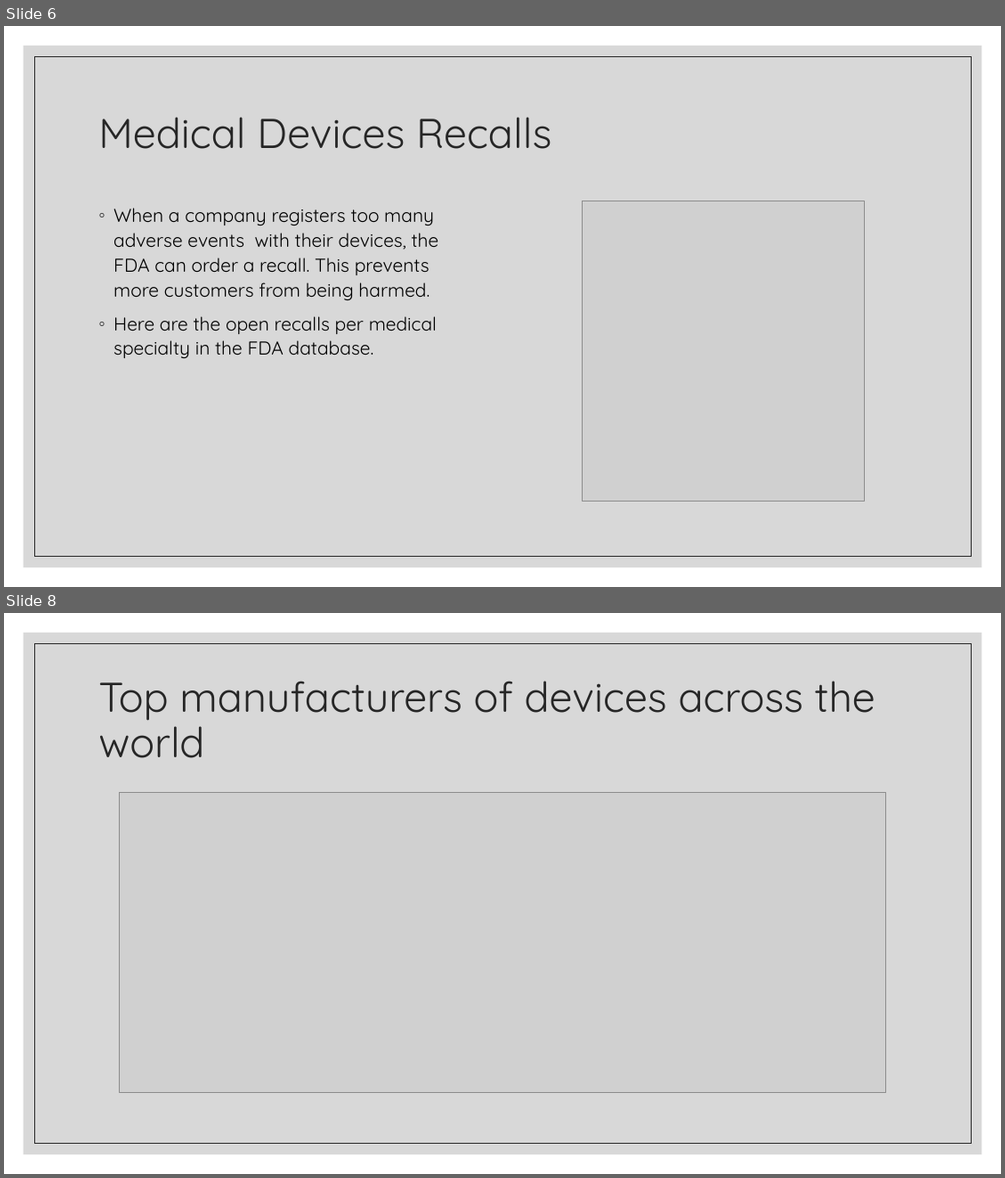
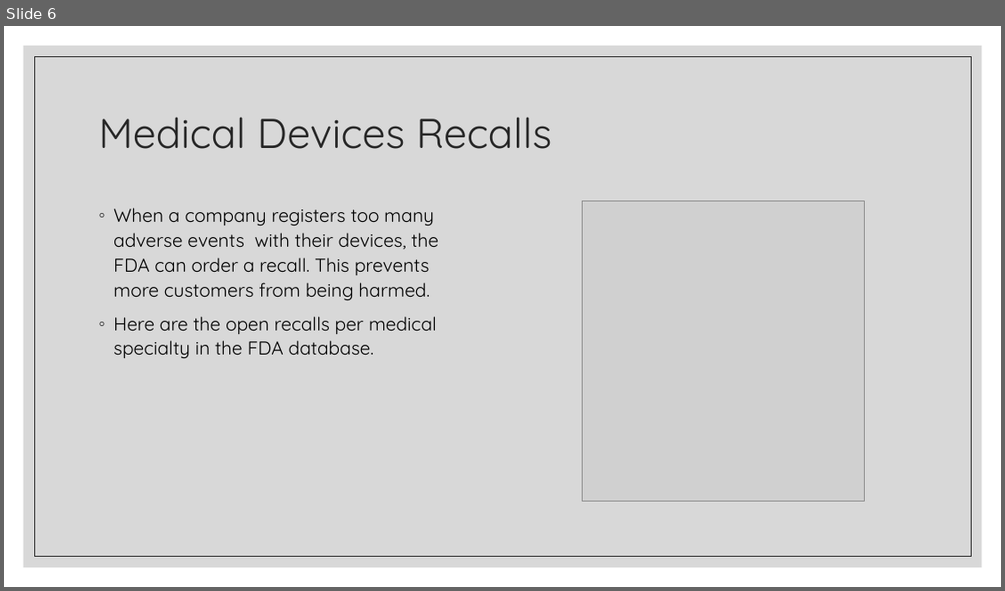
Before and after one commit to Cosette3737/Project1GroupB, a slide deck: Medical Device Report.pptx. Shown one above the other, each under a label of ours: slides 6 and 8 before the commit, slide 6 after it; the slides between them are not shown. The pictures are 1005x1178 and 1005x591 pixels, drawn with LibreOffice and Linux fonts; fonts in the diff are those of the drawing; grey boxes stand for pictures. Boxes give left, top, right and bottom in pixels: in the first picture for what was removed or moved away, otherwise in the second. Text is boxed around its words. In the diff, an @@ line names an element or a change of style, - is before the commit and + after.

```diff
--- a/Medical Device Report.pptx
+++ b/Medical Device Report.pptx
@@ slide 8 removed at bbox=[4, 613, 1001, 1174], background #FFFFFF; not listed: 2 template elements that a slide beside it also shows @@
@@ title removed at bbox=[98, 681, 875, 758] @@
-Top manufacturers of devices across the world
@@ picture removed at bbox=[119, 793, 886, 1093] @@
```
Also in this commit, not shown: 1 slide changed, 1 slide added.
